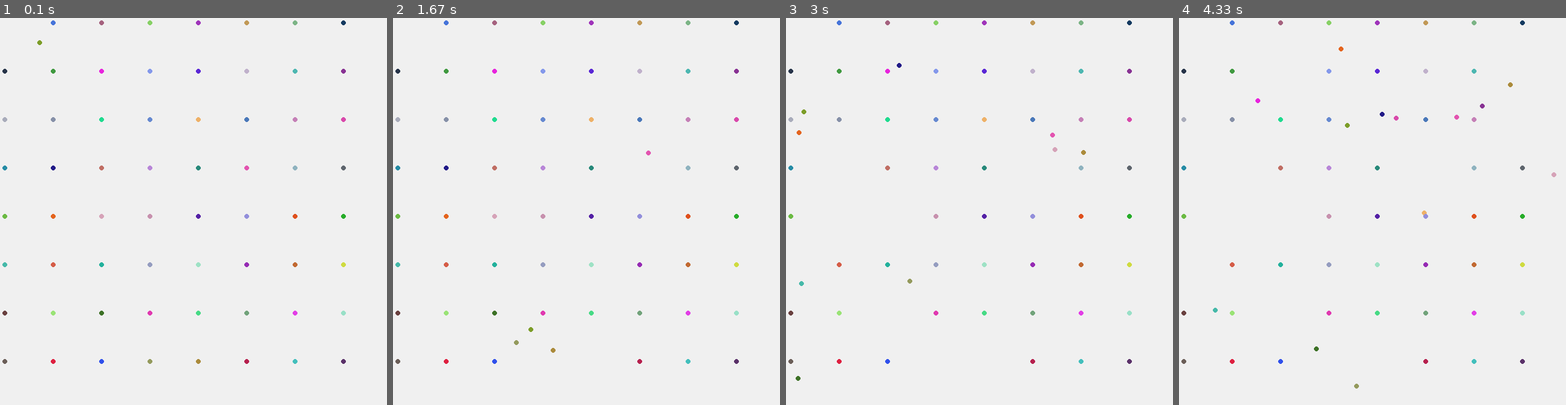
Above: before the commit, frames 1-4 (left to right).
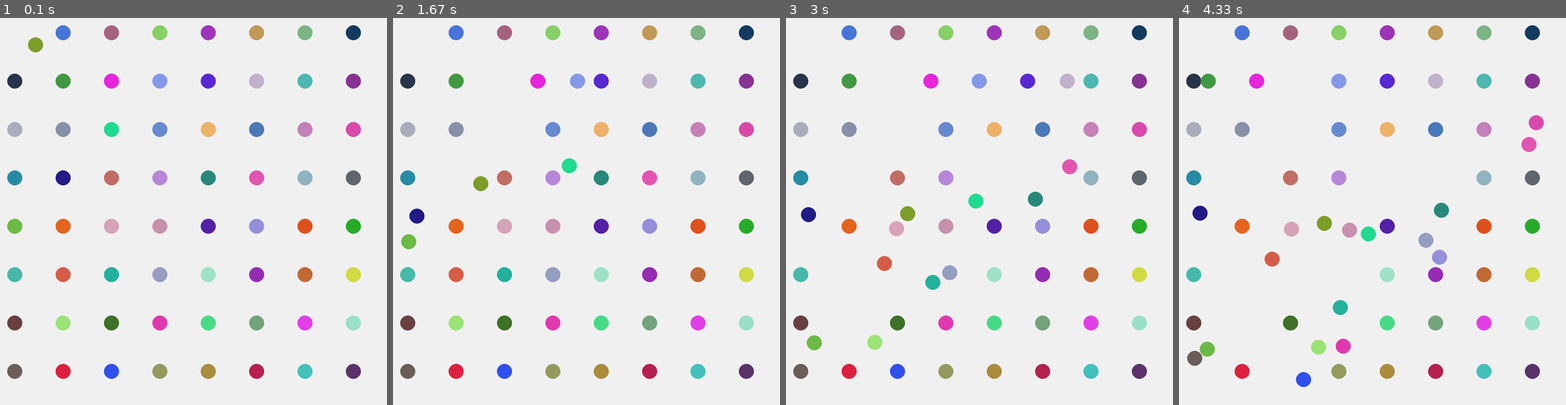
Above: after the commit, the same moments.

Repository: nmaszin/kulki
Game: pygame game, started from main.py
Two runs of this game, one before a commit and one after it. Both use one fixed random seed, a clock stepped at 60 frames per second and the inputs below.
Inputs:
- Up to frame 1 (0.1 s): no input
- Up to frame 2 (1.67 s): no input
- Up to frame 3 (3 s): no input
- Up to frame 4 (4.33 s): no input

The runs differ from the first frame. In frame 1, 8.5% of the frame differs, in the area x 0-94%, y 0-94%; in frame 2, 8.5%; in frame 3, 8.5%; in frame 4, 8.5%.

Commit message:
Add antialiasing to balls

Diff:
--- a/app/app.py
+++ b/app/app.py
@@ -16,7 +16,7 @@
     self.surface = pygame.display.set_mode((self.WINDOW_WIDTH, self.WINDOW_HEIGHT))
     self.surface.fill(self.WINDOW_BACKGROUND)
 
-    self.simulation = Simulation(64, self.WINDOW_WIDTH, self.WINDOW_HEIGHT, 5)
+    self.simulation = Simulation(64, self.WINDOW_WIDTH, self.WINDOW_HEIGHT, 15)
     self.simulation.draw(self.surface)
     pygame.display.update()
 
--- a/app/ball.py
+++ b/app/ball.py
@@ -1,4 +1,5 @@
 import pygame
+import pygame.gfxdraw
 from app.point import Point
 from app.vector import Vector
 from app.rectangle import Rectangle
@@ -20,7 +21,7 @@
     Returns True if collision between two balls has ocurred
     """
     distance = self.position.distance(ball.position)
-    return distance <= self.radius + ball.radius
+    return distance <= self.radius + ball.radius + 1
 
   def is_collision_with_wall(self, scene):
     """
@@ -61,22 +62,16 @@
     Does not return anything
     """
     possible_centers = self.ball_possible_centers(scene)
-    epsilon = 1
 
     if self.position.x < possible_centers.left():
       self.velocity.x *= -1
-      self.position.x = self.radius + epsilon
     elif self.position.x > possible_centers.right():
       self.velocity.x *= -1
-      self.position.x = possible_centers.right() - self.radius - epsilon
 
     if self.position.y < possible_centers.top():
       self.velocity.y *= -1
-      self.position.y = self.radius + epsilon
-
     elif self.position.y > possible_centers.bottom():
       self.velocity.y *= -1
-      self.position.y = possible_centers.bottom() - self.radius - epsilon
 
 
   def ball_possible_centers(self, scene):
@@ -86,10 +81,10 @@
     which ball is able to have
     """
     return Rectangle(
-      x=scene.x + self.radius,
-      y=scene.y + self.radius,
-      width=scene.width - 2 * self.radius,
-      height=scene.height - 2 * self.radius,
+      x=scene.x + self.radius + 1,
+      y=scene.y + self.radius + 1,
+      width=scene.width - 2 * self.radius - 2,
+      height=scene.height - 2 * self.radius - 2,
     )
 
   def update(self, time_delta):
@@ -109,9 +104,15 @@
     self.color = color
 
   def draw(self, surface):
-    pygame.draw.circle(
+    pygame.gfxdraw.aacircle(
       surface,
-      self.color,
-      tuple(self.position.coords_int()),
-      self.radius
+      *tuple(self.position.coords_int()),
+      self.radius,
+      self.color
     )
+    pygame.gfxdraw.filled_circle(
+      surface,
+      *tuple(self.position.coords_int()),
+      self.radius,
+      self.color
+    )
--- a/app/simulation.py
+++ b/app/simulation.py
@@ -34,7 +34,7 @@
         random_color()
       ))
 
-    self.balls[0].velocity = Vector.from_polar(1000, math.radians(30))
+    self.balls[0].velocity = Vector.from_polar(600, math.radians(30))
 
   def update(self, delta_time):
     for ball in self.balls:
